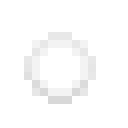
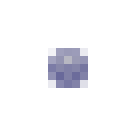
Layered file, before and after one edit (128 x 128). Changes by layer:
showed "Layer 15" over left=48, top=48, right=88, bottom=88
hid "inactive cewntered" over left=24, top=32, right=96, bottom=104
